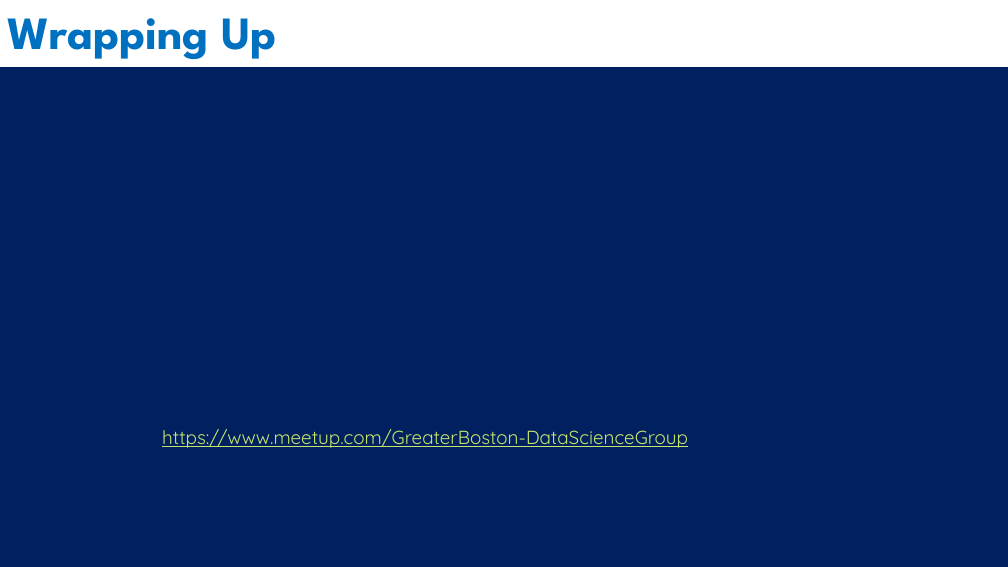
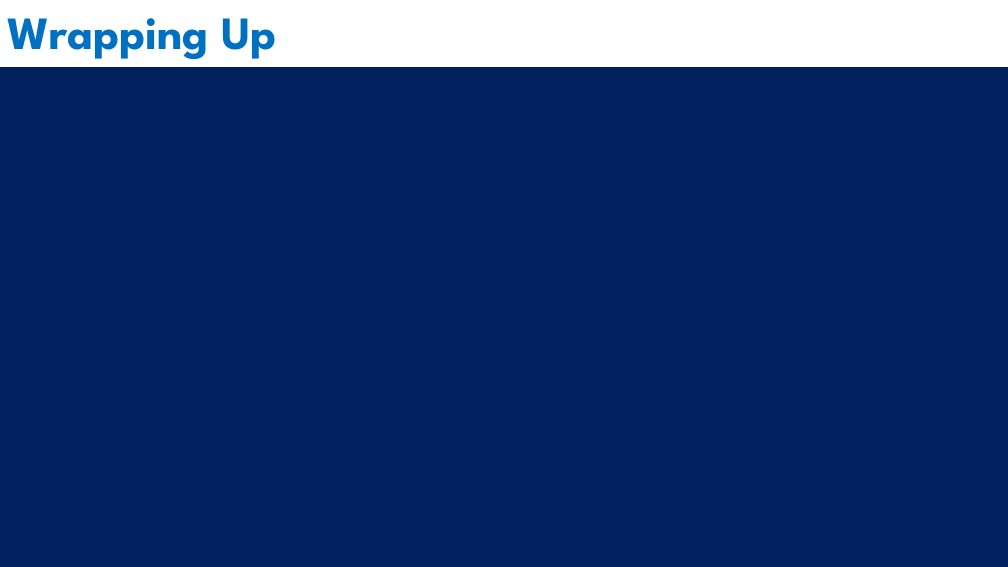
Before and after one commit to bcafferky/shared, a slide deck: slide 26 of AzureDSOverview/AzureDSOverview.pptx (slide 25 before the commit). Drawn at 1008x567 pixels with LibreOffice and Linux fonts; fonts in the diff are those of the drawing; background and template pictures are left out. Boxes give left, top, right and bottom in pixels: in the first picture for what was removed or moved away, otherwise in the second. Text is boxed around its words. In the diff, an @@ line names an element or a change of style, - is before the commit and + after.

```diff
--- a/AzureDSOverview/AzureDSOverview.pptx
+++ b/AzureDSOverview/AzureDSOverview.pptx
@@ text removed at [162,429,688,448] @@
-https://www.meetup.com/GreaterBoston-DataScienceGroup
```
Also in this commit, not shown: 5 other slides changed, 1 slide added, 5 other files.
